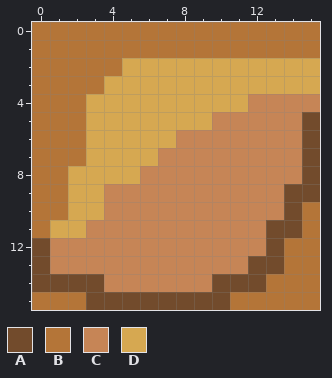
Pixel-art sprite, stored at Scenes/Worlds/StageOne/Textures/Ground/dirt-0005.png. Above is the file before it was changed.
The file is 16x16 pixels.
Palette (. is transparent): A #724b2c  B #b47538  C #c68556  D #d6a851
Once edited:
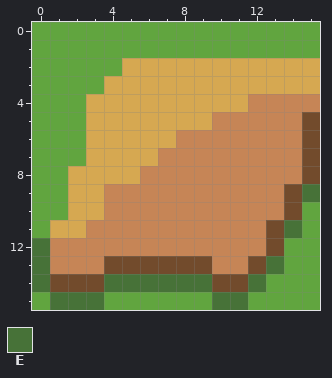
Colours new in this view: E #477238
From old to new:
colour B: #b47538 -> #61a53f
y 9: x 15 A -> E
y 11: x 14 A -> E
y 12: x 0 A -> E
y 13: x 0 A -> E; x 4..9 CCCCCC -> AAAAAA; x 13 A -> E
y 14: x 0 A -> E; x 4..9 CCCCCC -> EEEEEE; x 12 A -> E
y 15: x 1..11 BBAAAAAAAAB -> EEEBBBBBBEE
Boxes around the changes in both pictures, in picture pixels (x1, y1, x2, y2):
changed: (32, 22, 320, 310)
